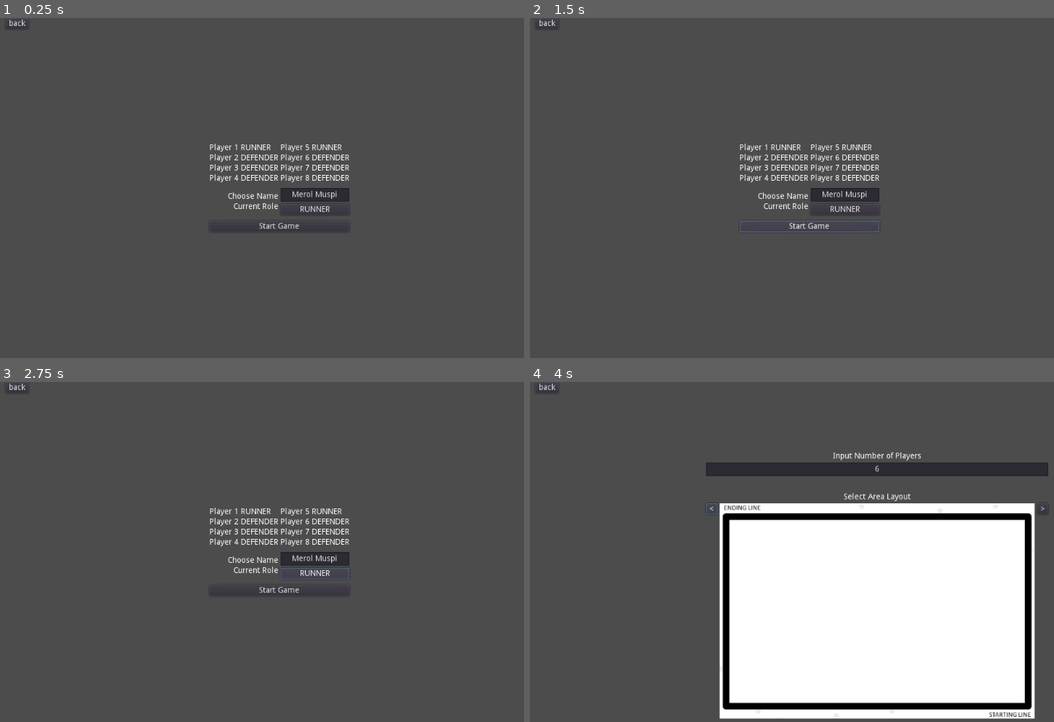
Above: before the commit, frames 1-4 (two rows, left to right).
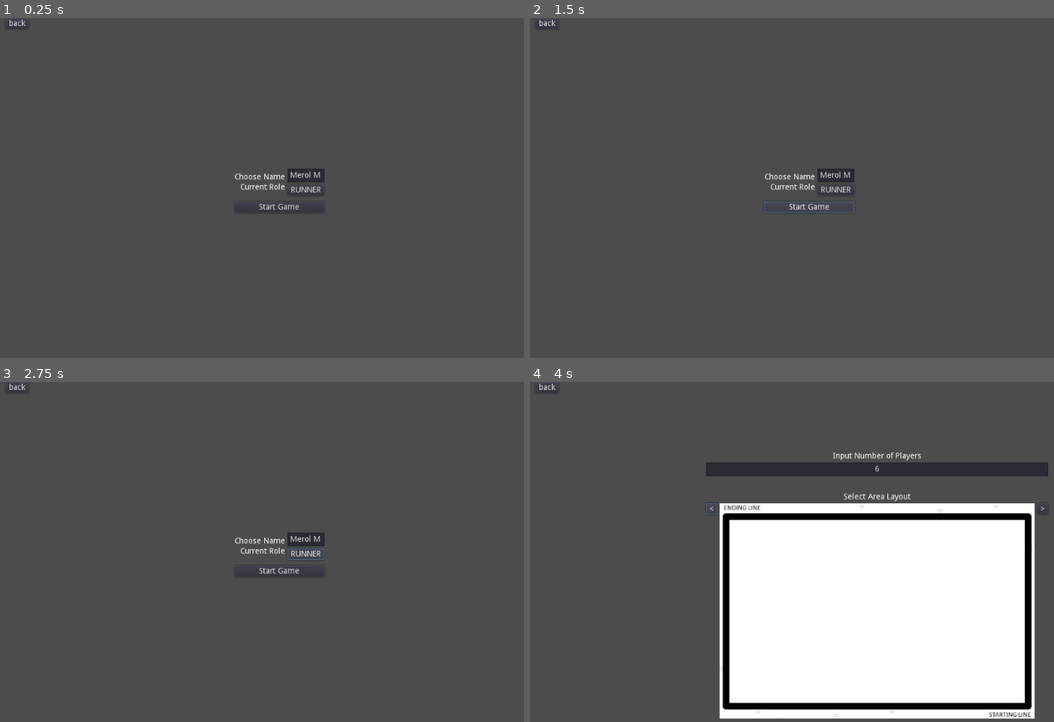
Above: after the commit, the same moments.

Repository: kqnunez/PATINTER.iO
Game: Godot game, scene res://InputPlayerRole_NameUI.tscn
Two runs of this game, one before a commit and one after it. Both use one fixed random seed, a clock stepped at 60 frames per second and the inputs below. This scene is started directly instead of the project's main scene.
Inputs:
- Up to frame 1 (0.25 s): no input
- Up to frame 2 (1.5 s): click "Start Game" at 0.5 s; click "Start Game" at 1.25 s
- Up to frame 3 (2.75 s): click "RUNNER" at 2 s
- Up to frame 4 (4 s): click "back" at 2.75 s; click "<" at 3.5 s

The runs differ from the first frame. In frame 1, 2.0% of the frame differs, in the area x 40-67%, y 36-62%; in frame 2, 2.2%, in the area x 40-67%, y 36-64%; in frame 3, 2.1%; in frame 4, nothing differs.

Commit message:
Update InputPlayerRole_NameUI.gd

Diff:
--- a/InputPlayerRole_NameUI.gd
+++ b/InputPlayerRole_NameUI.gd
@@ -13,6 +13,11 @@
 func _ready():
 	print("Received: ", playerNo) # Replace with function body.
 
+	#Hide extra labels
+	for i in range(1, 9):
+		if i > playerNo:
+			get_tree().get_root().find_node("playerLabel" + String(i), true, false).set_visible(false)
+
 # Called every frame. 'delta' is the elapsed time since the previous frame.
 #func _process(delta):
 #	pass
